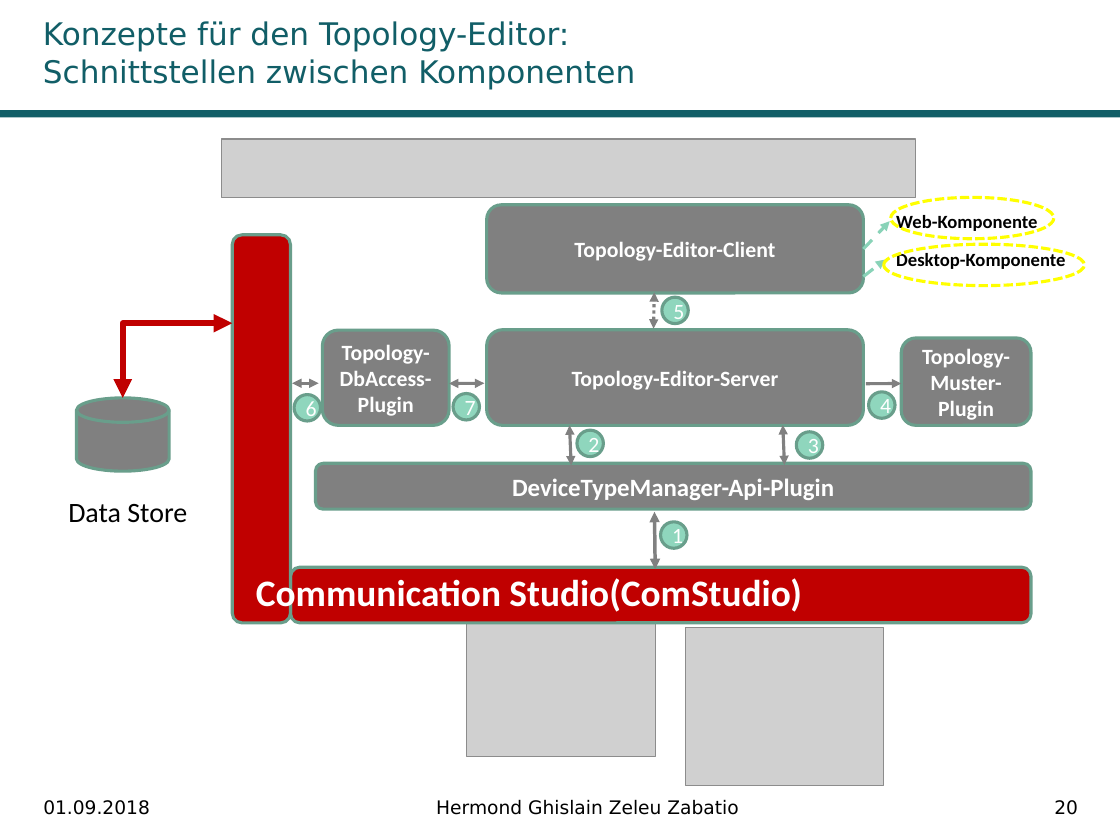
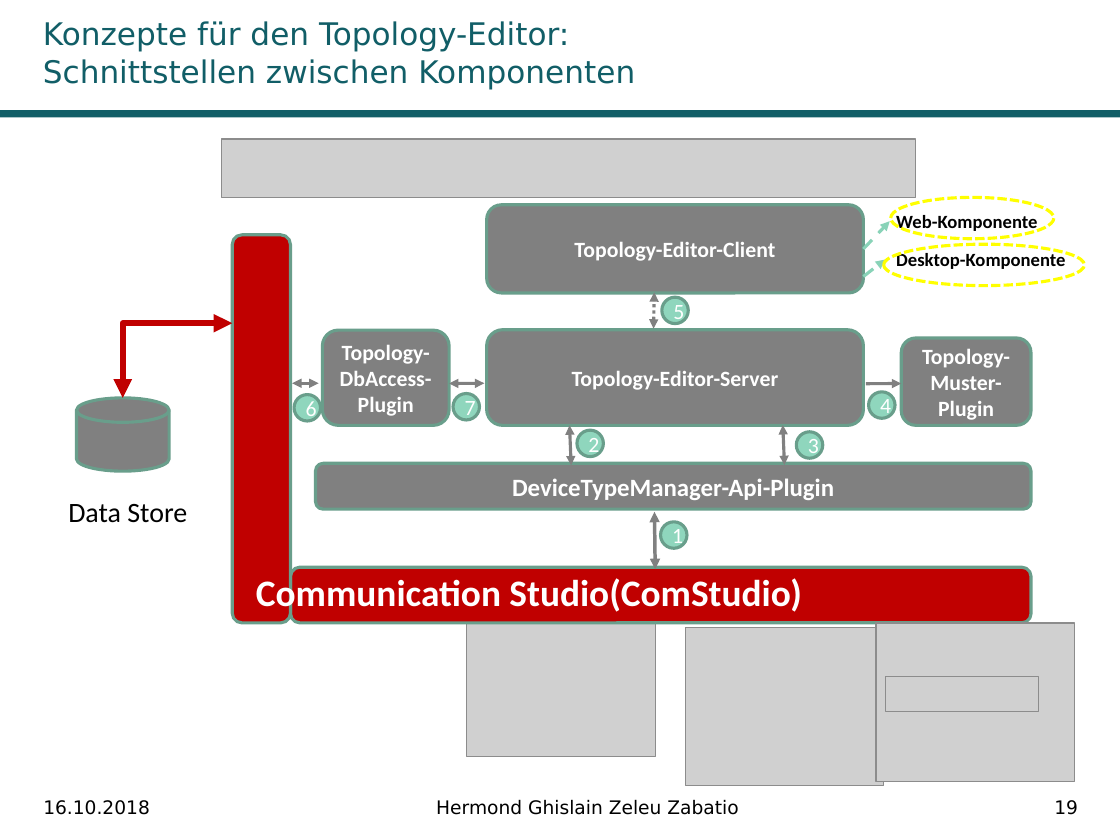
Before and after one commit to Ghislain1/zoe-fb-app, a slide deck: slide 19 of Master-Abschluss.pptx (slide 20 before the commit). Drawn at 1120x840 pixels with LibreOffice and Linux fonts; fonts in the diff are those of the drawing; grey boxes stand for pictures; background and template pictures are left out. Boxes give left, top, right and bottom in pixels: in the first picture for what was removed or moved away, otherwise in the second. Text is boxed around its words. In the diff, an @@ line names an element or a change of style, - is before the commit and + after.

```diff
--- a/Master-Abschluss.pptx
+++ b/Master-Abschluss.pptx
@@ picture added at (x1=876, y1=623, x2=1074, y2=782) @@
@@ picture added at (x1=885, y1=676, x2=1038, y2=711) @@
@@ text at (x1=43, y1=800, x2=150, y2=815): text changed @@
-01.09.2018
+16.10.2018
@@ page number at (x1=1054, y1=800, x2=1078, y2=815): text changed @@
-20
+19
```
Also in this commit, not shown: 28 other slides changed, 2 slides removed, 6 other files.
